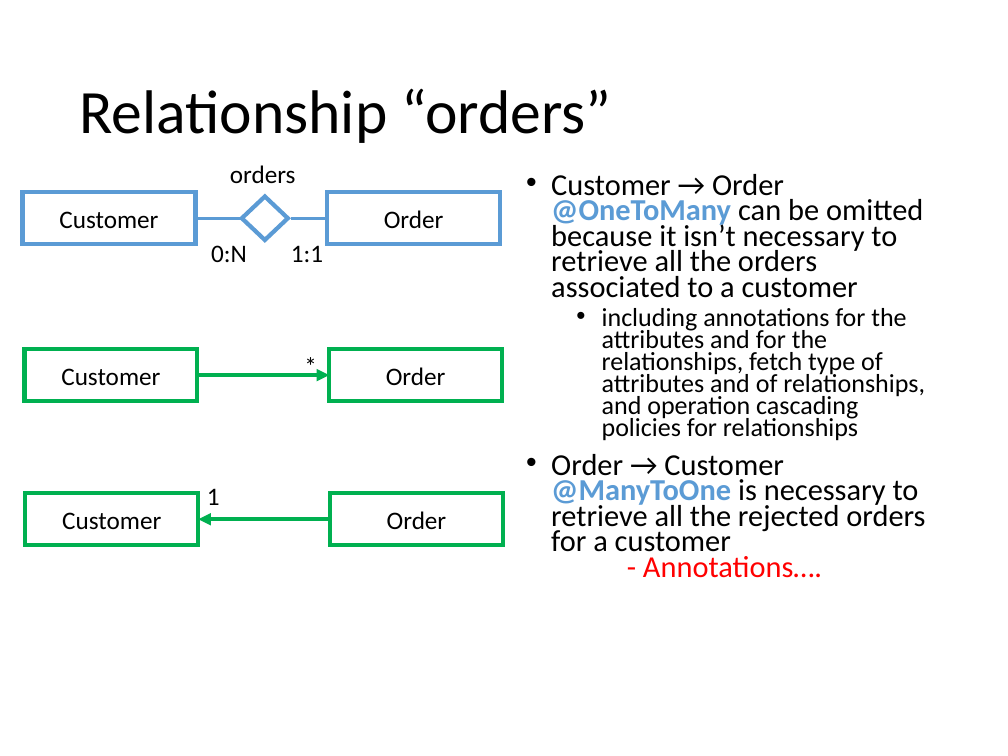
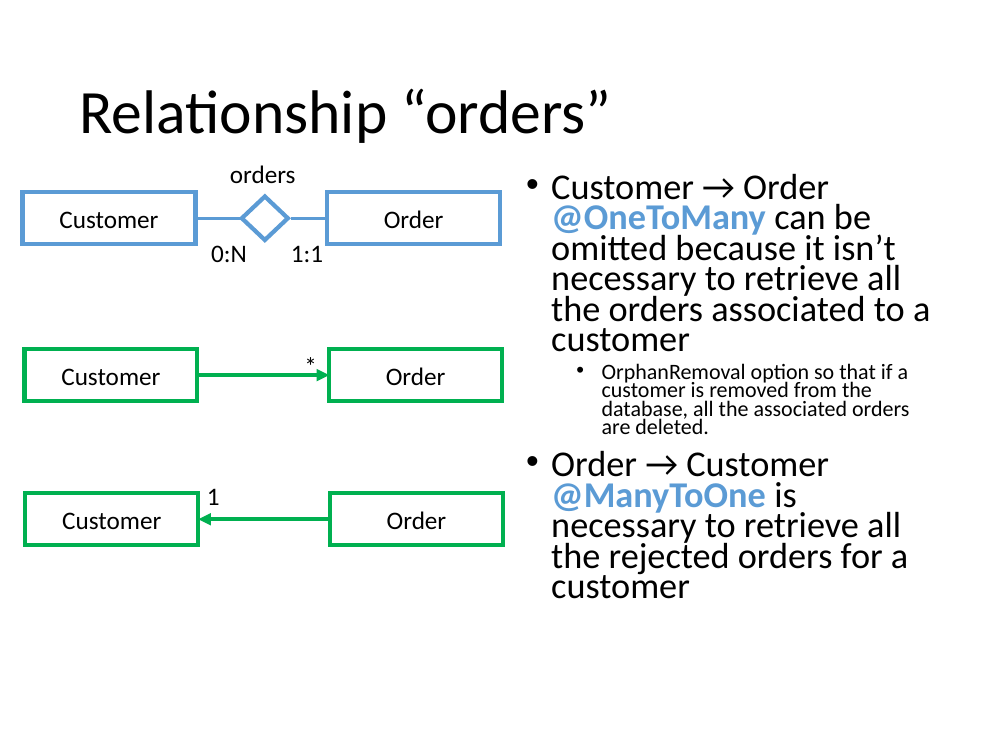
Before and after one commit to andrearestelli/db2-project, a slide deck: slide 37 of docs/documentation.pptx. Drawn at 1008x756 pixels with LibreOffice and Linux fonts; fonts in the diff are those of the drawing. Boxes give left, top, right and bottom in pixels: in the first picture for what was removed or moved away, otherwise in the second. Text is boxed around its words. In the diff, an @@ line names an element or a change of style, - is before the commit and + after.

```diff
--- a/docs/documentation.pptx
+++ b/docs/documentation.pptx
@@ text at (551, 173, 930, 352): size 21.7 to 25.9 pt in "Customer → Order @OneToMany can be omitted ..." @@
@@ text at (551, 363, 909, 599): text changed; size 18.6 to 15.7 pt @@
-  • including annotations for the attributes and for the relationships, fetch type of attributes and of relationships, and operation cascading policies for relationships
-• Order → Customer
-  @ManyToOne is necessary to retrieve all the rejected orders for a customer
-  - Annotations….
+  • OrphanRemoval option so that if a customer is removed from the database, all the associated orders are deleted.
+• Order → Customer
+  @ManyToOne is necessary to retrieve all the rejected orders for a customer
```
Also in this commit, not shown: 5 other slides changed, 1 slide added, 1 slide removed, 5 other files.
